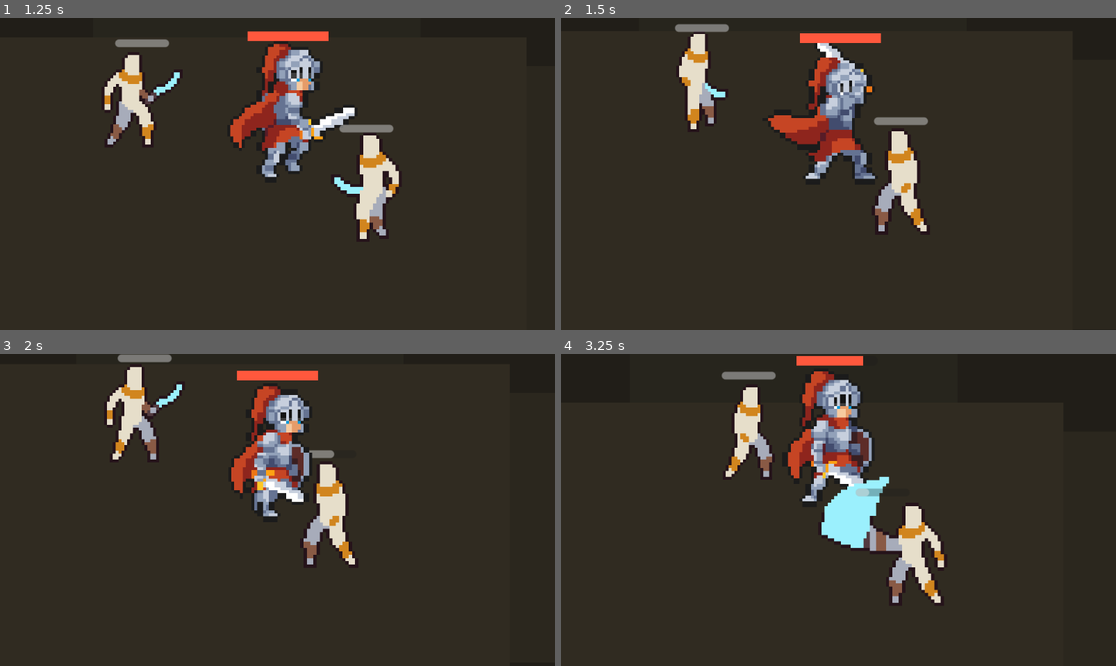
Above: before the commit, frames 1-4 (two rows, left to right).
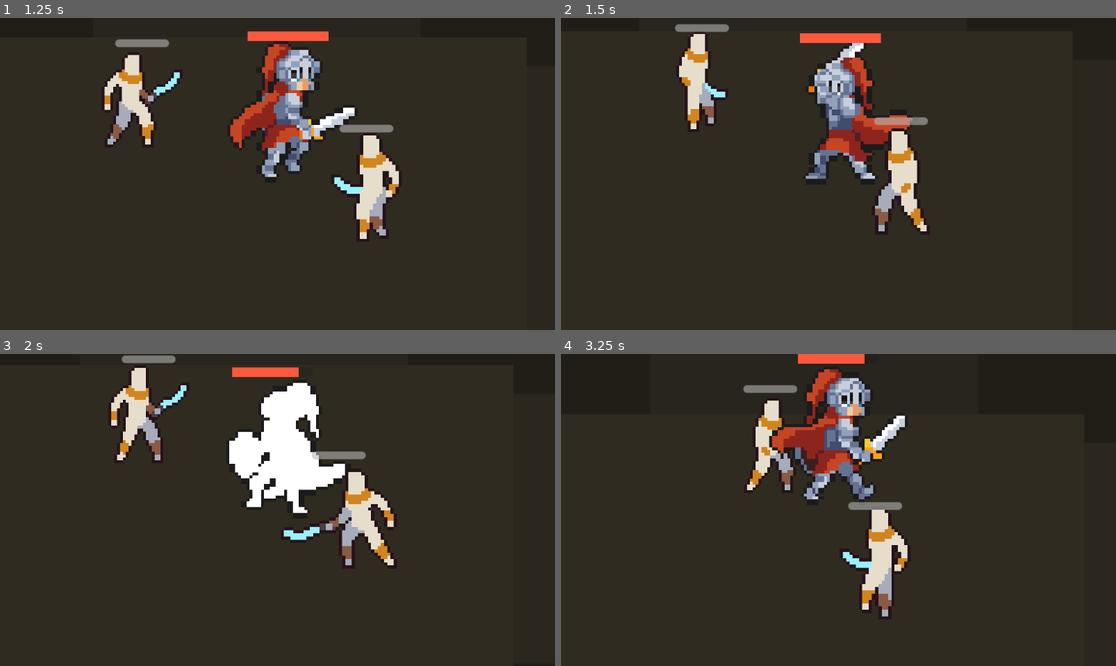
Above: after the commit, the same moments.

Repository: wq1456728/prototype-alpha
Game: Godot game, scene res://scenes/main.tscn
Two runs of this game, one before a commit and one after it. Both use one fixed random seed, a clock stepped at 60 frames per second and the inputs below.
Inputs (mouse positions are in pixels of both pictures, inside the frame that each line leads up to):
- Up to frame 1 (1.25 s): move the mouse to (399, 158) at 0.52 s; hold Right (ui_right) from 0.53 s (still down); tap J at 0.6 s
- Up to frame 2 (1.5 s): move the mouse to (727, 189) at 1.27 s; release Right (ui_right) at 1.28 s; hold Down (ui_down) from 1.28 s (still down); tap K at 1.35 s
- Up to frame 3 (2 s): keep holding Down (ui_down)
- Up to frame 4 (3.25 s): move the mouse to (894, 441) at 2.02 s; release Down (ui_down) at 2.03 s; hold Right (ui_right) 2.03-2.78 s; tap L at 2.1 s; move the mouse to (810, 572) at 2.77 s; hold Up (ui_up) from 2.78 s (still down); tap Shift at 2.85 s

Frame 1 is identical in both runs. In frame 2, 4.2% of the frame differs, in the area x 37-64%, y 8-52%; in frame 3, 9.6%; in frame 4, 11%, in the area x 28-70%, y 0-85%.

Commit message:
TASK-004 add mouse-facing attacks

Diff:
--- a/scripts/player/knight_player.gd
+++ b/scripts/player/knight_player.gd
@@ -39,12 +39,15 @@
 @onready var hp_bar: ProgressBar = $HPBar
 
 var facing := Vector2.RIGHT
+var move_direction := Vector2.ZERO
+var aim_direction := Vector2.RIGHT
+var facing_direction := Vector2.RIGHT
+var action_direction := Vector2.RIGHT
 var action_lock := 0.0
 var locked_velocity := Vector2.ZERO
 var key_was_down := {}
 var hp := MAX_HP
 var dead := false
-var attack_facing_x := 1.0
 var next_light_attack := 1
 var movement_time_since_light_attack := 0.0
 var pending_hit_time := -1.0
@@ -75,8 +78,11 @@
 	var light_attack_pressed := _consume_press(KEY_J)
 	var heavy_attack_pressed := _consume_press(KEY_K)
 	var shield_charge_pressed := _consume_press(KEY_L)
+	move_direction = _read_move_direction()
+	aim_direction = _read_aim_direction()
 
 	if action_lock > 0.0:
+		_set_facing_direction(action_direction)
 		action_lock -= delta
 		if pending_hit_time >= 0.0:
 			pending_hit_time -= delta
@@ -95,14 +101,12 @@
 			pending_hit_time = -1.0
 			pending_second_hit_time = -1.0
 			hit_enemies.clear()
-		return
-
-	var direction := _read_move_direction()
-	if direction != Vector2.ZERO:
-		facing = direction
-		if absf(facing.x) > 0.01:
-			sprite.flip_h = facing.x < 0
-			attack_facing_x = -1.0 if facing.x < 0.0 else 1.0
+			if move_direction != Vector2.ZERO:
+				_set_facing_direction(move_direction)
+		return
+
+	if move_direction != Vector2.ZERO:
+		_set_facing_direction(move_direction)
 		if next_light_attack != 1:
 			movement_time_since_light_attack += delta
 			if movement_time_since_light_attack >= LIGHT_COMBO_MOVE_RESET_TIME:
@@ -113,12 +117,12 @@
 	if shield_charge_pressed and shield_charge_cooldown <= 0.0:
 		_start_shield_charge()
 	elif heavy_attack_pressed:
-		_start_attack("attack_3", HEAVY_ATTACK_LOCK_TIME, HEAVY_ATTACK_DAMAGE, HEAVY_ATTACK_HIT_DELAY, HEAVY_ATTACK_FORWARD_RANGE, HEAVY_ATTACK_SIDE_RANGE)
+		_start_attack("attack_3", HEAVY_ATTACK_LOCK_TIME, HEAVY_ATTACK_DAMAGE, HEAVY_ATTACK_HIT_DELAY, HEAVY_ATTACK_FORWARD_RANGE, HEAVY_ATTACK_SIDE_RANGE, aim_direction)
 	elif light_attack_pressed:
 		var anim_name := StringName("attack_%d" % next_light_attack)
 		next_light_attack = 2 if next_light_attack == 1 else 1
 		movement_time_since_light_attack = 0.0
-		_start_attack(anim_name, LIGHT_ATTACK_LOCK_TIME, LIGHT_ATTACK_DAMAGE, LIGHT_ATTACK_HIT_DELAY, LIGHT_ATTACK_FORWARD_RANGE, LIGHT_ATTACK_SIDE_RANGE)
+		_start_attack(anim_name, LIGHT_ATTACK_LOCK_TIME, LIGHT_ATTACK_DAMAGE, LIGHT_ATTACK_HIT_DELAY, LIGHT_ATTACK_FORWARD_RANGE, LIGHT_ATTACK_SIDE_RANGE, aim_direction)
 
 	if action_lock > 0.0:
 		move_and_slide()
@@ -126,10 +130,10 @@
 
 	var wants_run := _held(KEY_SHIFT)
 	var target_speed := RUN_SPEED if wants_run else WALK_SPEED
-	velocity = direction * target_speed + _soft_collision_velocity()
+	velocity = move_direction * target_speed + _soft_collision_velocity()
 	move_and_slide()
 
-	if direction == Vector2.ZERO:
+	if move_direction == Vector2.ZERO:
 		_play("idle")
 	elif wants_run:
 		_play("run")
@@ -143,11 +147,14 @@
 	damage: int,
 	hit_delay: float,
 	forward_range: float,
-	side_range: float
+	side_range: float,
+	attack_direction: Vector2
 ) -> void:
 	action_lock = duration
 	locked_velocity = Vector2.ZERO
 	velocity = Vector2.ZERO
+	action_direction = _valid_direction_or_facing(attack_direction)
+	_set_facing_direction(action_direction)
 	pending_hit_damage = damage
 	pending_hit_time = hit_delay
 	pending_second_hit_time = -1.0
@@ -181,6 +188,8 @@
 	action_lock = SHIELD_CHARGE_LOCK_TIME
 	locked_velocity = Vector2.ZERO
 	velocity = Vector2.ZERO
+	action_direction = _valid_direction_or_facing(aim_direction)
+	_set_facing_direction(action_direction)
 	pending_hit_damage = SHIELD_CHARGE_DAMAGE
 	pending_hit_time = SHIELD_CHARGE_HIT_DELAY
 	pending_second_hit_time = SHIELD_CHARGE_SECOND_HIT_DELAY
@@ -193,8 +202,10 @@
 func _is_in_attack_area(offset: Vector2) -> bool:
 	if offset == Vector2.ZERO:
 		return true
-	var forward_distance := offset.x * attack_facing_x
-	var side_distance := absf(offset.y)
+	var forward := _valid_direction_or_facing(action_direction)
+	var right := Vector2(-forward.y, forward.x)
+	var forward_distance := offset.dot(forward)
+	var side_distance := absf(offset.dot(right))
 	return forward_distance >= -18.0 and forward_distance <= pending_forward_range and side_distance <= pending_side_range
 
 
@@ -242,6 +253,7 @@
 func _start_hurt(knockback: Vector2) -> void:
 	action_lock = HURT_LOCK_TIME
 	locked_velocity = knockback
+	action_direction = facing_direction
 	pending_hit_time = -1.0
 	if sprite.sprite_frames.has_animation("hurt"):
 		_play("hurt", true)
@@ -273,6 +285,34 @@
 	return direction.normalized()
 
 
+func _read_aim_direction() -> Vector2:
+	var direction := get_global_mouse_position() - global_position
+	if direction.length_squared() <= 0.01:
+		return aim_direction
+	return direction.normalized()
+
+
+func _valid_direction_or_facing(direction: Vector2) -> Vector2:
+	if direction.length_squared() <= 0.01:
+		return facing_direction
+	return direction.normalized()
+
+
+func _set_facing_direction(direction: Vector2) -> void:
+	facing_direction = _valid_direction_or_facing(direction)
+	facing = facing_direction
+	if absf(facing_direction.x) > 0.01:
+		sprite.flip_h = facing_direction.x < 0.0
+
+
+func get_facing_direction() -> Vector2:
+	return facing_direction
+
+
+func get_action_direction() -> Vector2:
+	return action_direction
+
+
 func _held(keycode: Key) -> bool:
 	return Input.is_key_pressed(keycode)
 
Not shown, changed: TASK_BOARD.md
